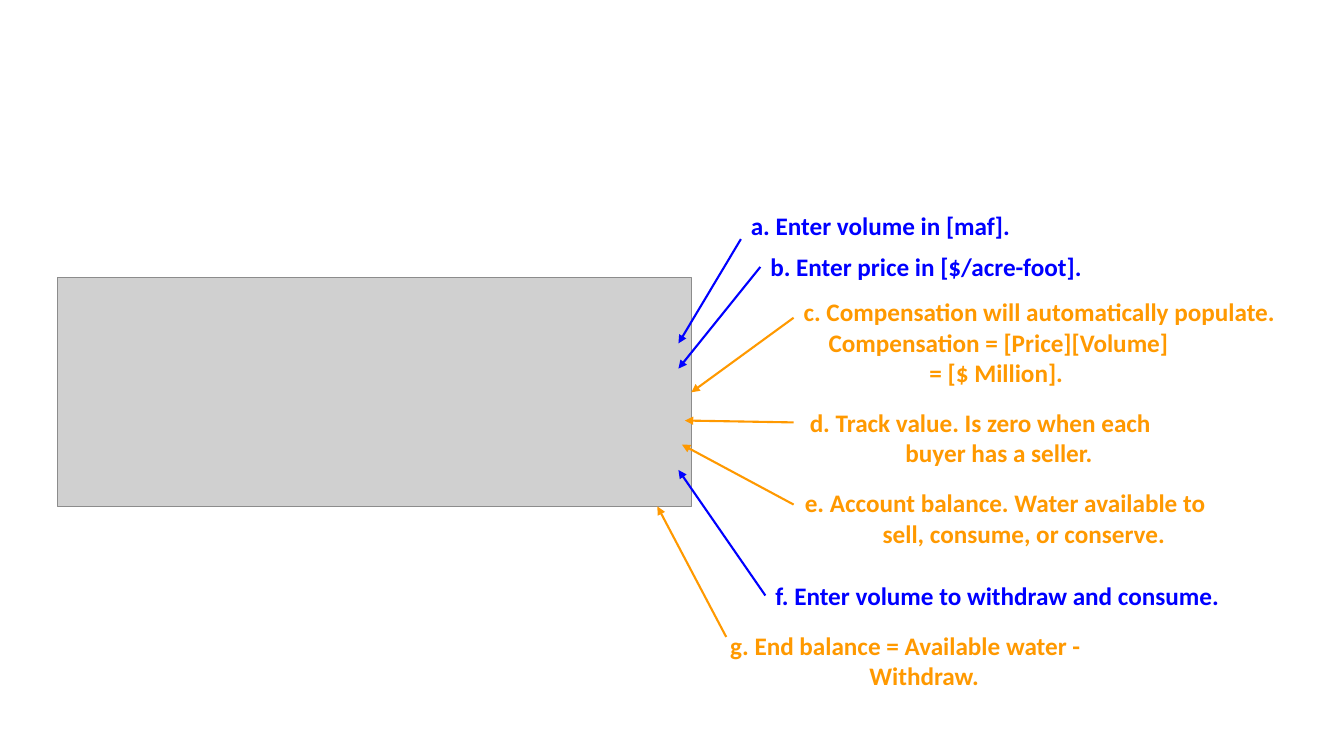
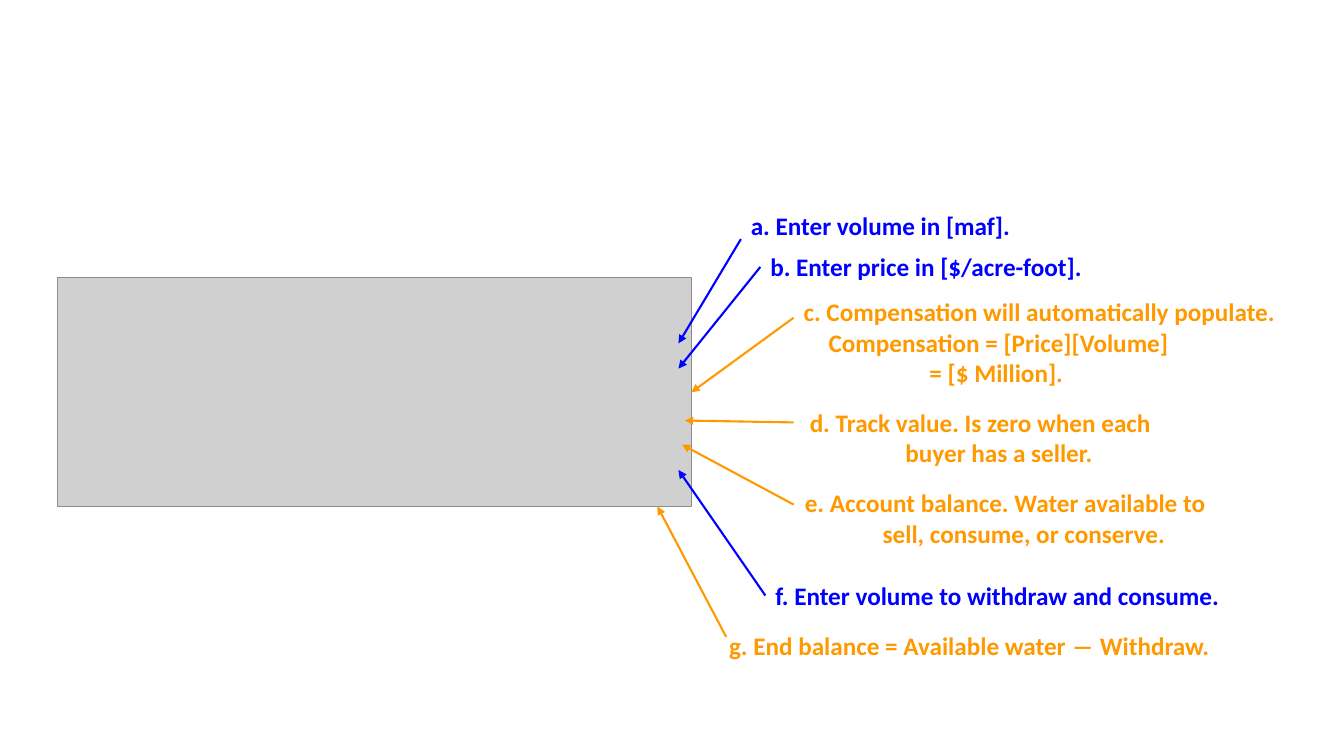
Before and after one commit to dzeke/ColoradoRiverCollaborate, a slide deck: slide 3 of LakeMeadWaterBankDivideInflow/ModelGuide/ModelGuideSlides.pptx. Drawn at 1344x756 pixels with LibreOffice and Linux fonts; fonts in the diff are those of the drawing; grey boxes stand for pictures. Boxes give left, top, right and bottom in pixels: in the first picture for what was removed or moved away, otherwise in the second. Text is boxed around its words. In the diff, an @@ line names an element or a change of style, - is before the commit and + after.

Commit message:
Fix end balance text box on Participant dashboard figure

```diff
--- a/LakeMeadWaterBankDivideInflow/ModelGuide/ModelGuideSlides.pptx
+++ b/LakeMeadWaterBankDivideInflow/ModelGuide/ModelGuideSlides.pptx
@@ text at box(729, 637, 1209, 660): text changed @@
-g. End balance = Available water - Withdraw.
+g. End balance = Available water ― Withdraw.
```
Also in this commit, not shown: 4 other files.
